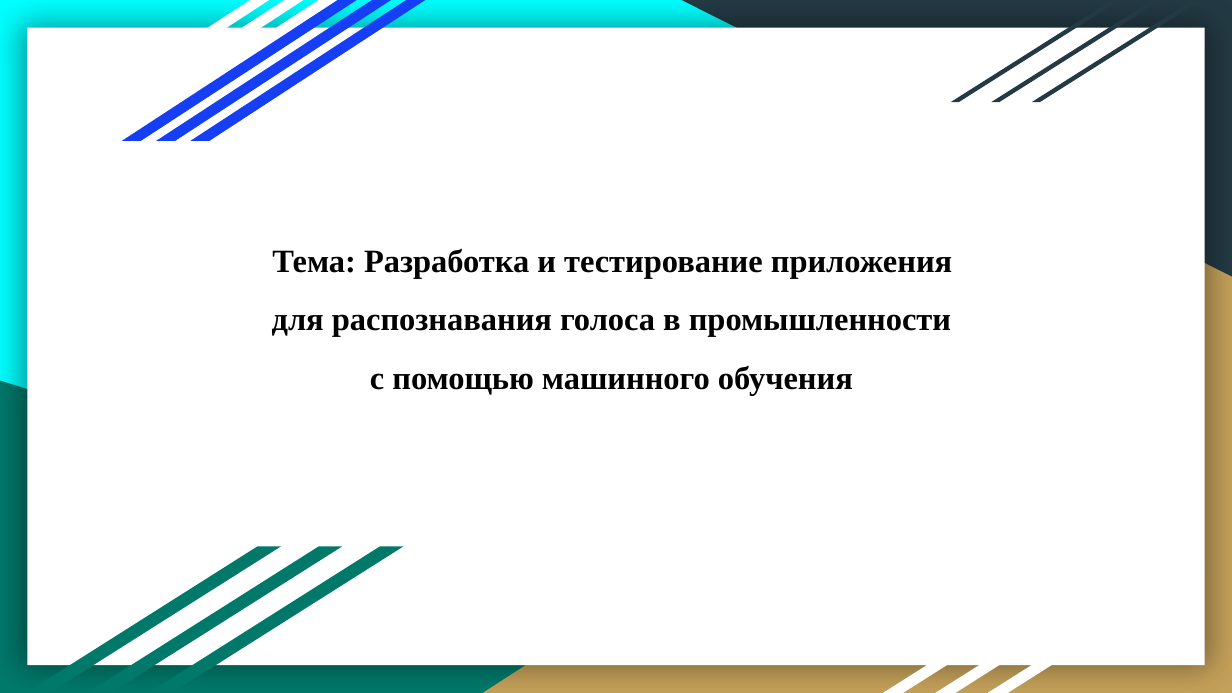
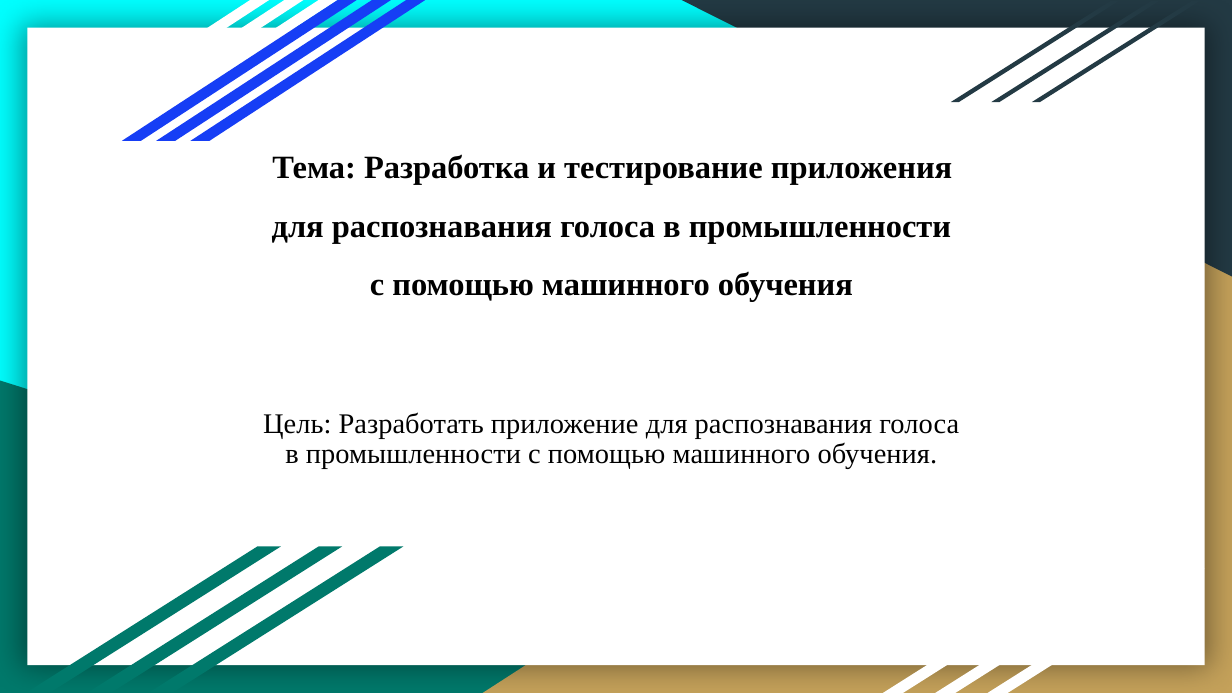
Before and after one commit to SEACatherine/Project, a slide deck: slide 1 of Project.pptx. Drawn at 1232x693 pixels with LibreOffice and Linux fonts; fonts in the diff are those of the drawing. Boxes give left, top, right and bottom in pixels: in the first picture for what was removed or moved away, otherwise in the second. Text is boxed around its words. In the diff, an @@ line names an element or a change of style, - is before the commit and + after.

Commit message:
2 commit

```diff
--- a/Project.pptx
+++ b/Project.pptx
@@ title "Тема: Разработка и тестирование приложения ...": place and size @@
-title "Тема: Разработка и тестирование приложения ..." at (272, 248, 952, 395)
+title "Тема: Разработка и тестирование приложения ..." at (272, 154, 952, 302)
@@ subtitle added at (263, 412, 959, 468), 16.6 pt, text #000000 @@
+Цель: Разработать приложение для распознавания голоса в промышленности с помощью машинного обучения.
```
Also in this commit, not shown: 6 slides added.
